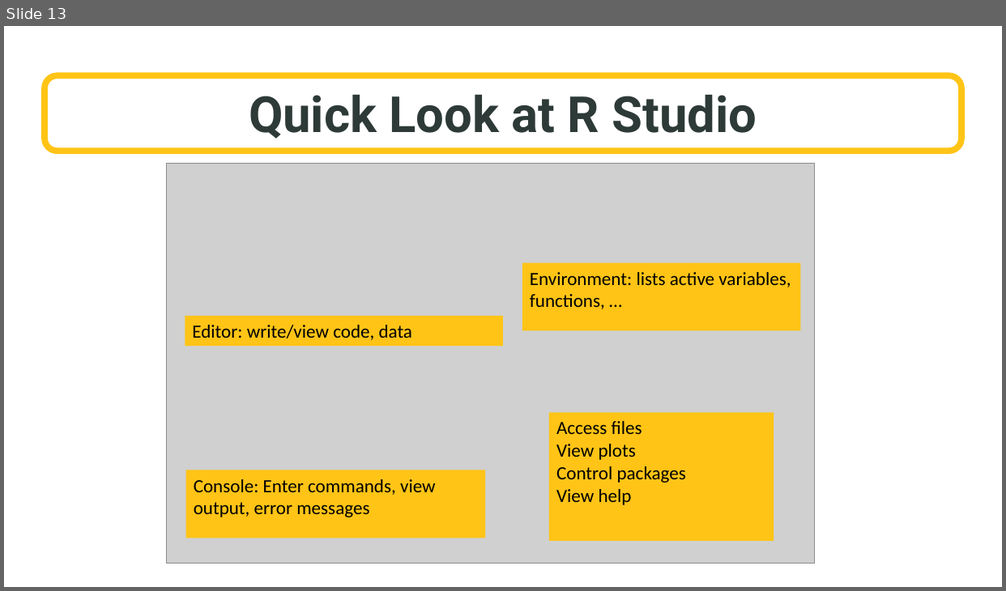
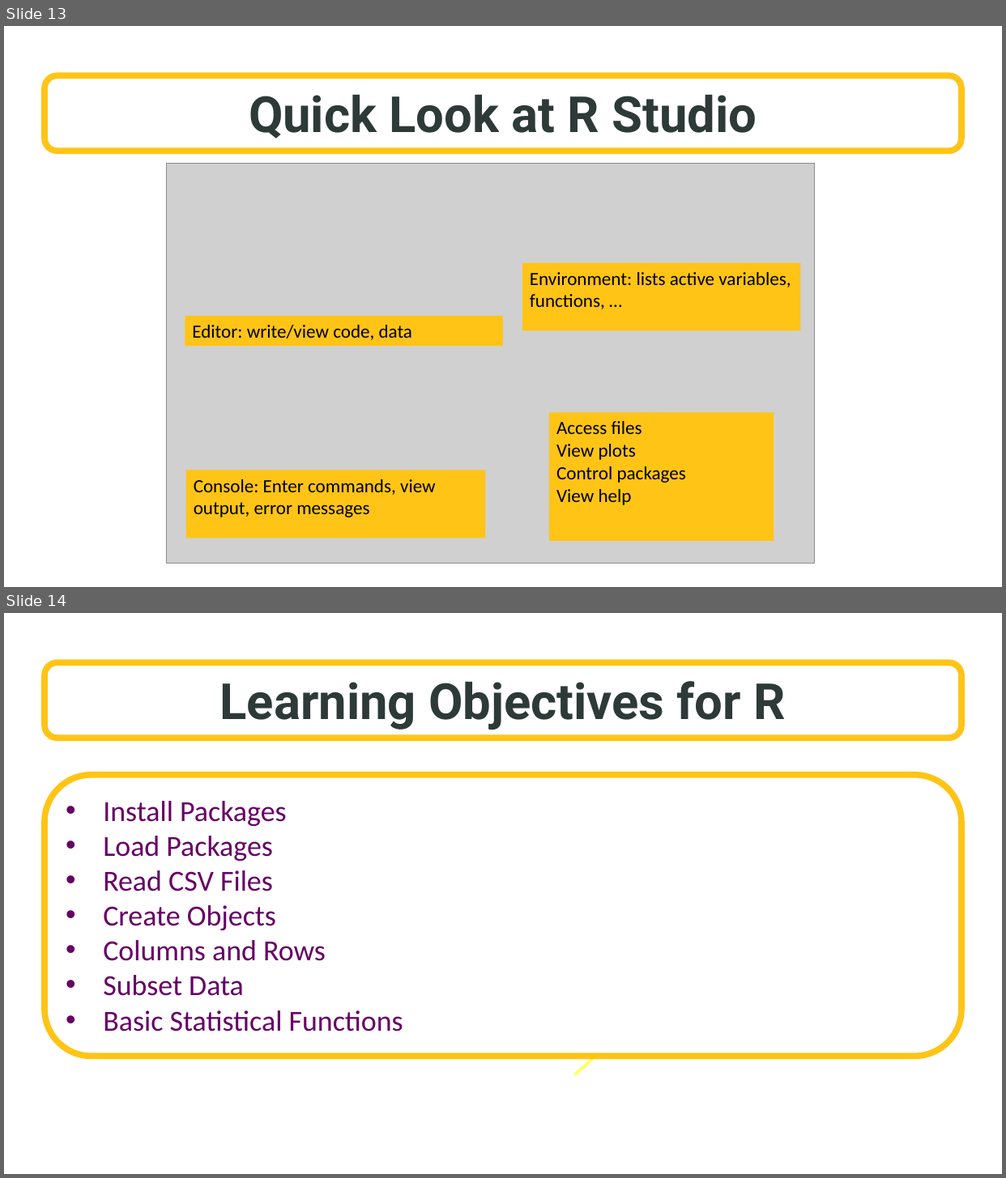
Before and after one commit to SuperMarioGiacomazzo/STOR455_WEBSITE, a slide deck: Lectures/2 - Four Step Process.pptx. Shown one above the other, each under a label of ours: slide 13 before the commit, slides 13 and 14 after it. The pictures are 1006x591 and 1006x1178 pixels, drawn with LibreOffice and Linux fonts; fonts in the diff are those of the drawing; grey boxes stand for pictures; background and template pictures are left out. Boxes give left, top, right and bottom in pixels: in the first picture for what was removed or moved away, otherwise in the second. Text is boxed around its words. In the diff, an @@ line names an element or a change of style, - is before the commit and + after.

```diff
--- a/Lectures/2 - Four Step Process.pptx
+++ b/Lectures/2 - Four Step Process.pptx
@@ slide 14 added at [4, 613, 1002, 1174], background picture (left out) @@
@@ rounded rectangle added at [44, 662, 961, 738], fill #FFFFFF at 70% opacity, outline #FFC416 6 pt, 48 pt, text #2D3A37, bold @@
+Learning Objectives for R
@@ rounded rectangle added at [44, 775, 961, 1056], fill #FFFFFF, outline #FFC416 6 pt, 28 pt, text #660066 @@
+• Install Packages
+• Load Packages
+• Read CSV Files
+• Create Objects
+• Columns and Rows
+• Subset Data
+• Basic Statistical Functions
@@ arrow added from (574, 1075) to (624, 1032), #FFFF66 3 pt @@
```
Also in this commit, not shown: 3 slides changed, 1 other slide added, 15 other files.
